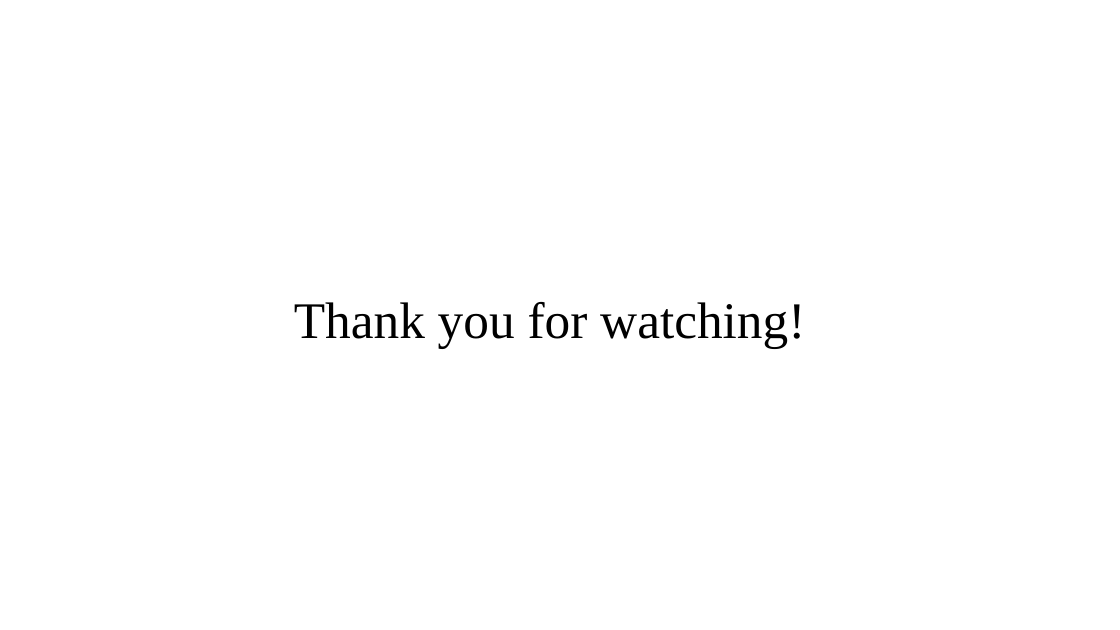
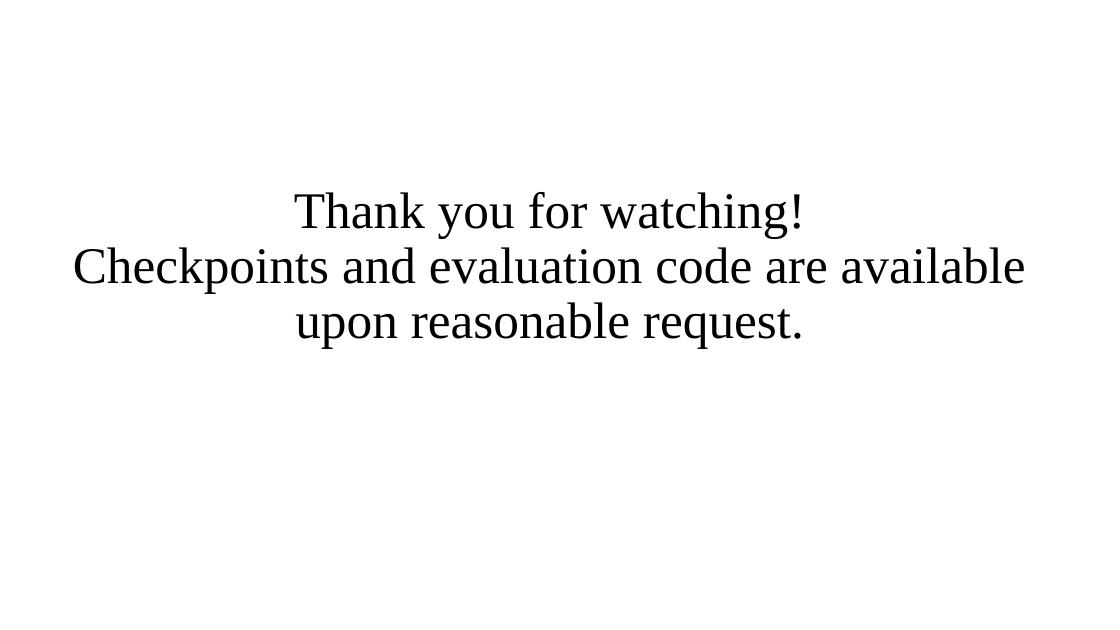
Before and after one commit to Blues-berry/MV-Painter, a slide deck: slide 13 of final/submission_package_CAG/TCAS_Demo_fixed.pptx. Drawn at 1120x630 pixels with LibreOffice and Linux fonts; fonts in the diff are those of the drawing. Boxes give left, top, right and bottom in pixels: in the first picture for what was removed or moved away, otherwise in the second. Text is boxed around its words. In the diff, an @@ line names an element or a change of style, - is before the commit and + after.

```diff
--- a/final/submission_package_CAG/TCAS_Demo_fixed.pptx
+++ b/final/submission_package_CAG/TCAS_Demo_fixed.pptx
@@ title at box(73, 247, 1026, 349): paragraph added @@
+Checkpoints and evaluation code are available upon reasonable request.
```
Also in this commit, not shown: 1 other slide changed, 2 other files.
